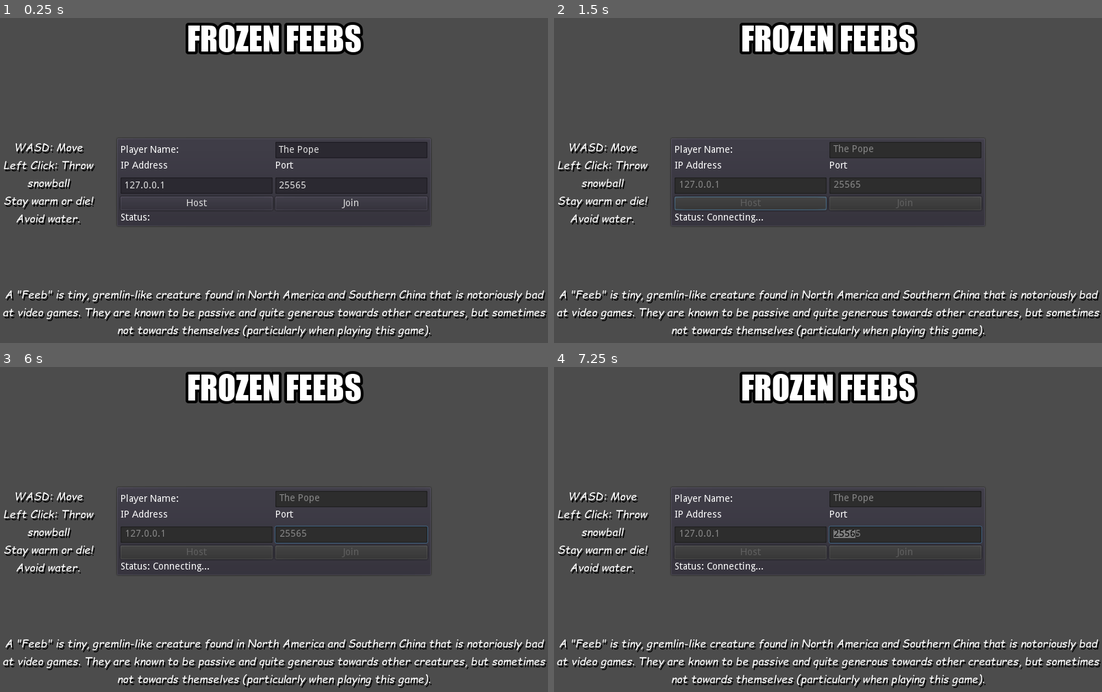
Above: before the commit, frames 1-4 (two rows, left to right).
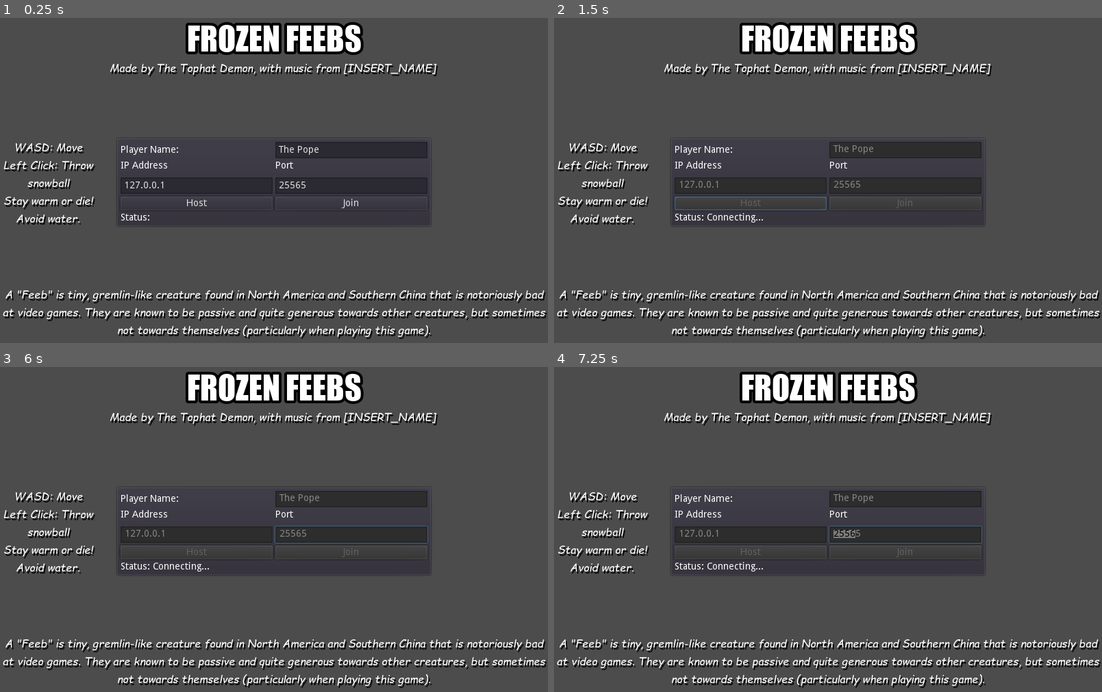
Above: after the commit, the same moments.

Repository: TheTophatDemon/GDA-2021-Dec-Jam
Game: Godot game, scene res://scenes/lobby.tscn
Same seed, same stepped clock (60 frames per second), same inputs: the game is played once before the commit and once after it.
Inputs (mouse positions are in pixels of both pictures, inside the frame that each line leads up to):
- Up to frame 1 (0.25 s): no input
- Up to frame 2 (1.5 s): tap Enter at 0.5 s; move the mouse to (948, 164) at 0.52 s; press the mouse at (948, 164) at 0.53 s; hold D (move_right) 0.53-1.25 s; release the mouse at (948, 164) at 1.25 s; click "Host" at 1.25 s
- Up to frame 3 (6 s): move the mouse to (164, 549) at 2.02 s; hold S (move_down) 2.03-2.78 s; click (164, 549) at 2.1 s; move the mouse to (328, 458) at 2.77 s; press the mouse at (328, 458) at 2.78 s; hold D (move_right) 2.78-3.53 s; move the mouse to (246, 597) at 3.52 s; release the mouse at (246, 597) at 3.53 s; hold W (move_up) 3.53-4.28 s; click (246, 597) at 3.6 s; move the mouse to (438, 581) at 4.27 s; press the mouse at (438, 581) at 4.28 s; hold A (move_left) 4.28-5.78 s; move the mouse to (109, 480) at 5.02 s; release the mouse at (109, 480) at 5.03 s; click (109, 480) at 5.1 s; move the mouse to (301, 532) at 5.77 s; press the mouse at (301, 532) at 5.78 s; hold S (move_down) from 5.78 s (still down)
- Up to frame 4 (7.25 s): tap Space at 6.5 s; move the mouse to (745, 448) at 6.52 s; release S (move_down) at 6.53 s; release the mouse at (745, 448) at 6.53 s; hold D (move_right) from 6.53 s (still down); click (745, 448) at 6.6 s

The runs differ from the first frame. In frame 1, 1.0% of the frame differs, in the area x 20-80%, y 14-19%; in frame 2, 1.0%; in frame 3, 1.0%; in frame 4, 1.0%.

Commit message:
Added death, and some credits.

Diff:
--- a/snowball-game/project.godot
+++ b/snowball-game/project.godot
@@ -91,6 +91,11 @@
 "events": [ Object(InputEventMouseButton,"resource_local_to_scene":false,"resource_name":"","device":0,"alt":false,"shi …(212 unchanged characters)…
  ]
 }
+cheat_die={
+"deadzone": 0.5,
+"events": [ Object(InputEventKey,"resource_local_to_scene":false,"resource_name":"","device":0,"alt":false,"shift":false,"control":true,"meta":false,"command":true,"pressed":false,"scancode":0,"physical_scancode":16777357,"unicode":0,"echo":false,"script":null)
+ ]
+}
 
 [layer_names]
 
--- a/snowball-game/scenes/lobby.tscn
+++ b/snowball-game/scenes/lobby.tscn
@@ -32,6 +32,24 @@
 custom_fonts/font = SubResource( 2 )
 text = "FROZEN FEEBS"
 align = 1
+__meta__ = {
+"_edit_use_anchors_": false
+}
+
+[node name="Credits" type="Label" parent="Title"]
+anchor_left = 0.5
+anchor_right = 0.5
+margin_left = -400.0
+margin_top = 61.0
+margin_right = 397.0
+margin_bottom = 87.0
+custom_colors/font_color_shadow = Color( 0, 0, 0, 1 )
+custom_constants/shadow_offset_x = 2
+custom_constants/shadow_offset_y = 3
+custom_fonts/font = SubResource( 1 )
+text = "Made by The Tophat Demon, with music from [INSERT_NAME]"
+align = 1
+autowrap = true
 __meta__ = {
 "_edit_use_anchors_": false
 }
--- /dev/null
+++ b/snowball-game/scenes/objects/corpse.tscn
@@ -0,0 +1,92 @@
+[gd_scene load_steps=15 format=2]
+
+[ext_resource path="res://graphics/player/player_dead.png" type="Texture" id=1]
+[ext_resource path="res://sounds/feeb_noooo2.wav" type="AudioStream" id=2]
+[ext_resource path="res://sounds/feeb_dammit.wav" type="AudioStream" id=3]
+[ext_resource path="res://sounds/feeb_nonono.wav" type="AudioStream" id=4]
+[ext_resource path="res://sounds/feeb_oh_shit.wav" type="AudioStream" id=5]
+[ext_resource path="res://sounds/feeb_wtf.wav" type="AudioStream" id=6]
+[ext_resource path="res://sounds/feeb_omg_really.wav" type="AudioStream" id=7]
+[ext_resource path="res://sounds/feeb_why.wav" type="AudioStream" id=8]
+[ext_resource path="res://sounds/feeb_sob.wav" type="AudioStream" id=9]
+[ext_resource path="res://graphics/blood.png" type="Texture" id=10]
+[ext_resource path="res://sounds/death.wav" type="AudioStream" id=11]
+
+[sub_resource type="Curve" id=1]
+_data = [ Vector2( 0, 1 ), 0.0, 0.0, 0, 0, Vector2( 1, 0 ), 0.0, 0.0, 0, 0 ]
+
+[sub_resource type="CurveTexture" id=2]
+curve = SubResource( 1 )
+
+[sub_resource type="ParticlesMaterial" id=3]
+emission_shape = 1
+emission_sphere_radius = 1.0
+flag_disable_z = true
+spread = 180.0
+gravity = Vector3( 0, 0, 0 )
+initial_velocity = 89.95
+initial_velocity_random = 0.46
+orbit_velocity = 0.0
+orbit_velocity_random = 0.0
+scale = 8.0
+scale_random = 0.52
+scale_curve = SubResource( 2 )
+color = Color( 1, 0, 0, 1 )
+hue_variation = 0.17
+hue_variation_random = 0.28
+
+[node name="Corpse" type="Node2D"]
+
+[node name="Sprite" type="Sprite" parent="."]
+scale = Vector2( 2, 2 )
+texture = ExtResource( 1 )
+
+[node name="DeathSounds" type="Node2D" parent="."]
+
+[node name="Dammit" type="AudioStreamPlayer2D" parent="DeathSounds"]
+stream = ExtResource( 3 )
+bus = "SFX"
+
+[node name="Nonono" type="AudioStreamPlayer2D" parent="DeathSounds"]
+stream = ExtResource( 4 )
+bus = "SFX"
+
+[node name="Nooooo" type="AudioStreamPlayer2D" parent="DeathSounds"]
+stream = ExtResource( 2 )
+bus = "SFX"
+
+[node name="OhShit" type="AudioStreamPlayer2D" parent="DeathSounds"]
+stream = ExtResource( 5 )
+bus = "SFX"
+
+[node name="OMGReally" type="AudioStreamPlayer2D" parent="DeathSounds"]
+stream = ExtResource( 7 )
+bus = "SFX"
+
+[node name="Sob" type="AudioStreamPlayer2D" parent="DeathSounds"]
+stream = ExtResource( 9 )
+volume_db = 3.029
+bus = "SFX"
+
+[node name="Why" type="AudioStreamPlayer2D" parent="DeathSounds"]
+stream = ExtResource( 8 )
+volume_db = 3.534
+bus = "SFX"
+
+[node name="WTF" type="AudioStreamPlayer2D" parent="DeathSounds"]
+stream = ExtResource( 6 )
+bus = "SFX"
+
+[node name="Blood" type="Particles2D" parent="."]
+emitting = false
+amount = 32
+one_shot = true
+explosiveness = 1.0
+visibility_rect = Rect2( -10000, -10000, 20000, 20000 )
+process_material = SubResource( 3 )
+texture = ExtResource( 10 )
+
+[node name="BellSound" type="AudioStreamPlayer" parent="."]
+stream = ExtResource( 11 )
+autoplay = true
+bus = "SFX"
--- a/snowball-game/scenes/objects/player.tscn
+++ b/snowball-game/scenes/objects/player.tscn
@@ -190,7 +190,7 @@
 margin_bottom = -37.0
 rect_min_size = Vector2( 240, 16 )
 custom_fonts/font = SubResource( 2 )
-text = "Asshole Shithead"
+text = "Feebis"
 align = 1
 __meta__ = {
 "_edit_use_anchors_": false
--- a/snowball-game/scripts/global.gd
+++ b/snowball-game/scripts/global.gd
@@ -26,6 +26,7 @@
 
 var players_info = {}
 var game_started = false
+var num_dead = 0
 
 func _enter_tree():
 	randomize()
@@ -84,6 +85,11 @@
 		peer = null
 		get_tree().quit()
 
+func _on_player_death(pid):
+	num_dead += 1
+	if num_dead >= len(players_info) - 1:
+		pass #End the game
+
 func start_game():
 	assert(get_tree().is_network_server())
 
@@ -98,7 +104,7 @@
 	get_tree().root.add_child(world)
 	get_tree().root.get_node("Lobby").hide()
 	var game_node = world.get_node("Gameplay")
-
+	num_dead = 0
 	#Spawn players
 	for pid in players_info:
 		var node = PLAYER_SCN.instance()
@@ -107,6 +113,7 @@
 		game_node.add_child(node)
 		node.name = "Player%s" % pid
 		node.position = spawns[pid]
+		node.connect("died", self, "_on_player_death", [pid])
 
 	game_started = true
 
--- a/snowball-game/scripts/objects/player.gd
+++ b/snowball-game/scripts/objects/player.gd
@@ -49,6 +49,7 @@
 var temp_regen_rate = 0.01 #Percentage of temperature regained per second
 
 signal health_change(new_health)
+signal died()
 var health:float = 1.0 setget set_health #Percentage
 var hurt_sound_timer = 0.0
 var hurt_sound_freq = 1.0
@@ -74,8 +75,8 @@
 
 	body_anim.play("default")
 
-	ground_sensor.connect("water_entered", self, "play_random_sound", [splash_sounds])
-	ground_sensor.connect("water_exited", self, "play_random_sound", [splash_sounds])
+	ground_sensor.connect("water_entered", self, "_on_water_transition")
+	ground_sensor.connect("water_exited", self, "_on_water_transition")
 
 	#Add label to the HUD node so it shows up over everything
 	label_offset = label.rect_position
@@ -85,7 +86,7 @@
 	#Mark enemy players so they get hit by snowballs
 	if not is_network_master():
 		collision_layer |= 4
-		$Camera2D.queue_free()
+		$Camera2D.current = false
 	else:
 		$Camera2D.current = true
 
@@ -125,10 +126,8 @@
 
 		if ground_sensor.is_on_water():
 			set_temperature(temperature - water_damage * delta)
-			body.modulate = Color.blue
 		else:
 			set_temperature(temperature + temp_regen_rate * delta)
-			body.modulate = Color.white
 
 		#Fire snowballs
 		if Input.is_action_pressed("throw") and throw_timer <= 0.0 and !ground_sensor.is_on_water():
@@ -141,6 +140,12 @@
 		if temperature < FREEZING_THRESHOLD:
 			set_health(health - freeze_rate * delta)
 
+		if Input.is_action_just_pressed("cheat_die"):
+			set_health(0.1)
+
+		if health <= 0.0:
+			rpc("die")
+
 		rset("puppet_motion", motion)
 		rset("puppet_pos", position)
 		rset("puppet_rotation", body.rotation)
@@ -150,6 +155,11 @@
 		motion = puppet_motion
 		body.rotation = puppet_rotation
 		health = puppet_health
+
+	if ground_sensor.is_on_water():
+		body.modulate = Color.blue
+	else:
+		body.modulate = Color.white
 
 	if not is_zero_approx(motion.length_squared()):
 		leg_sprite.animation = "walk"
@@ -180,6 +190,12 @@
 		if is_instance_valid(label): label.queue_free()
 		queue_free()
 
+func _on_water_transition():
+	var puff = preload("res://scenes/objects/puff.tscn").instance()
+	get_parent().add_child(puff)
+	puff.position = position
+	play_random_sound(splash_sounds)
+
 func set_temperature(new_temp):
 	temperature = clamp(new_temp, 0.0, 1.0)
 	emit_signal("temperature_change", temperature)
@@ -215,3 +231,18 @@
 	ball.position = pos
 	ball.set_network_master(owner_id)
 	get_node("../").add_child(ball)
+
+remotesync func die():
+	var corpse = preload("res://scenes/objects/corpse.tscn").instance()
+	get_parent().add_child(corpse)
+	corpse.position = position
+	play_random_sound(corpse.get_node("DeathSounds"))
+	corpse.get_node("Blood").emitting = true
+	label.queue_free()
+	var cam = $Camera2D
+	var pos = cam.global_position
+	remove_child(cam)
+	get_parent().add_child(cam)
+	cam.global_position = pos
+	emit_signal("died")
+	queue_free()
Binary file added: snowball-game/graphics/blood.png
Not shown, added: snowball-game/graphics/blood.png.import
Binary file added: snowball-game/graphics/player/player_dead.png
Not shown, added: snowball-game/graphics/player/player_dead.png.import
Not shown, added: snowball-game/sounds/death.wav.import
Not shown, added: snowball-game/sounds/feeb_dammit.wav.import
Not shown, added: snowball-game/sounds/feeb_nonono.wav.import
Not shown, added: snowball-game/sounds/feeb_noooo2.wav.import
Not shown, added: snowball-game/sounds/feeb_oh_shit.wav.import
Not shown, added: snowball-game/sounds/feeb_omg_really.wav.import
Not shown, added: snowball-game/sounds/feeb_sob.wav.import
Not shown, added: snowball-game/sounds/feeb_why.wav.import
(and 11 more such lines)
